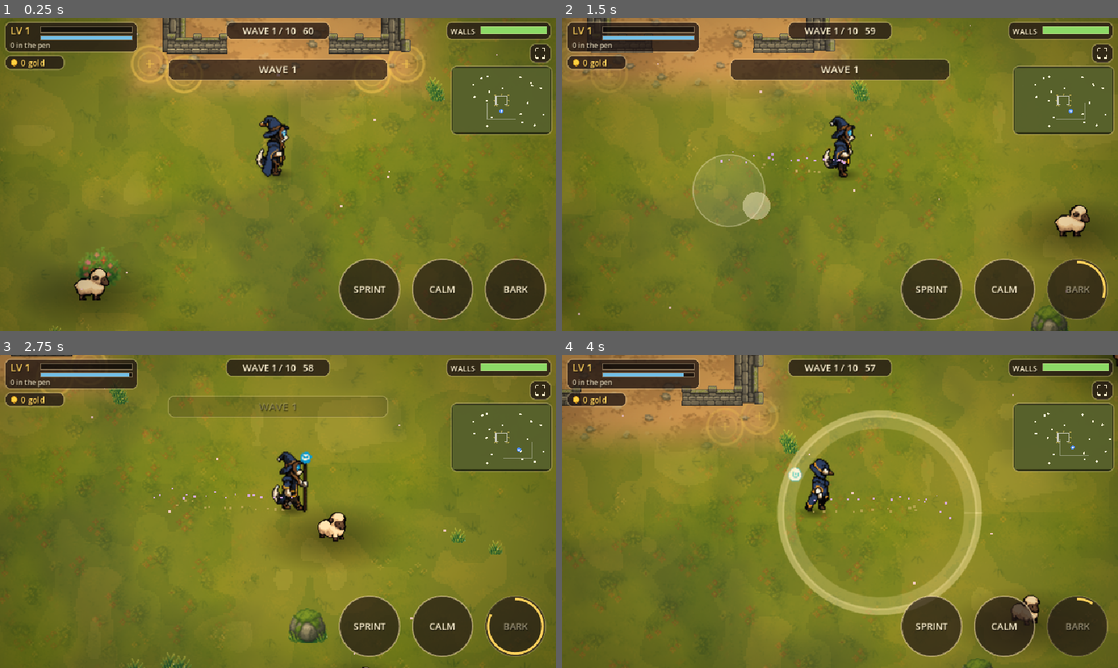
Above: before the commit, frames 1-4 (two rows, left to right).
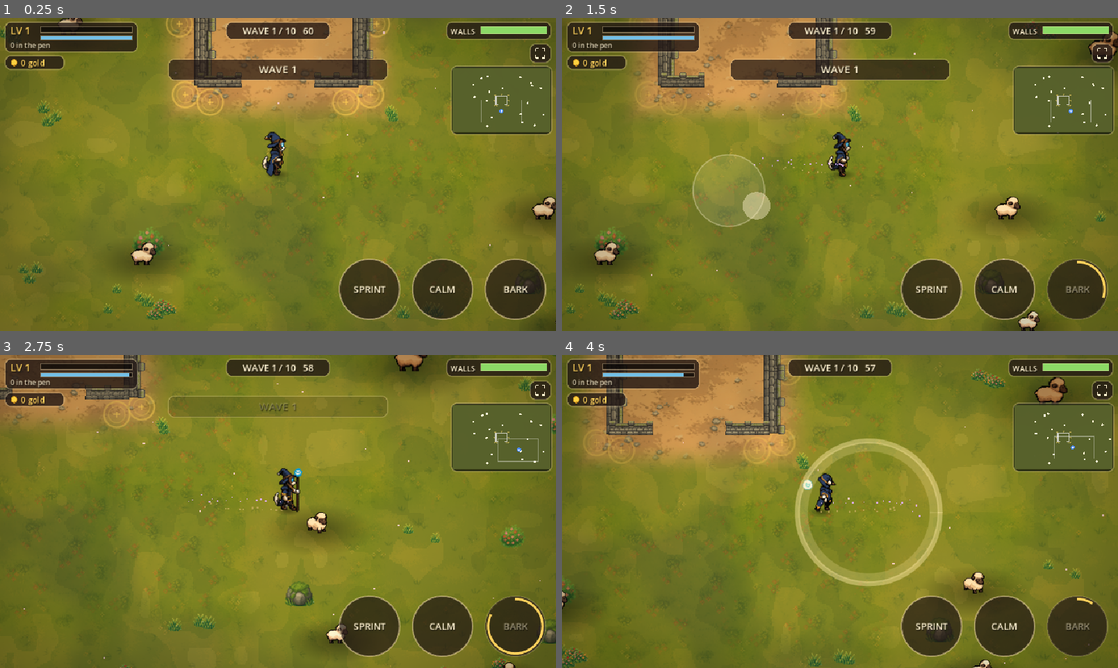
Above: after the commit, the same moments.

Repository: SavageLion/EigthArcanum
Game: Godot game, scene res://main.tscn
Two runs of this game, one before a commit and one after it. Both use one fixed random seed, a clock stepped at 60 frames per second and the inputs below.
Inputs (mouse positions are in pixels of both pictures, inside the frame that each line leads up to):
- Up to frame 1 (0.25 s): no input
- Up to frame 2 (1.5 s): tap Enter at 0.5 s; move the mouse to (962, 158) at 0.52 s; hold D 0.53-1.25 s; tap 1 at 0.6 s; click (962, 158) at 0.67 s; tap Space at 0.77 s; drag from (728, 190) to (812, 237) at 1.27 s
- Up to frame 3 (2.75 s): move the mouse to (333, 442) at 2.02 s; hold D from 2.03 s (still down); tap 3 at 2.1 s
- Up to frame 4 (4 s): release D at 2.75 s; drag from (812, 574) to (673, 464) at 2.77 s; move the mouse to (1006, 558) at 3.52 s; hold A from 3.53 s (still down); hold Shift from 3.53 s (still down); tap Space at 3.77 s

The runs differ from the first frame. In frame 1, 18% of the frame differs, in the area x 0-100%, y 0-100%; in frame 2, 15%; in frame 3, 12%; in frame 4, 23%.

Commit message:
Survivors: zoom out, raiders scaled to match the wizard and sheep
Co-Authored-By: Claude Sonnet 5.5 <noreply@anthropic.com>

Diff:
--- a/prototypes/sheepdog-survivors/fox.gd
+++ b/prototypes/sheepdog-survivors/fox.gd
@@ -22,9 +22,9 @@
 var shadow: Sprite2D
 
 const KINDS: Dictionary = {
-	"fox": {"cell": 52, "scale": 0.62, "r": 6.0, "hp": 6.0, "spd": 125.0, "dps": 4.0, "sh": 0.4},
-	"wolf": {"cell": 76, "scale": 0.5, "r": 9.0, "hp": 16.0, "spd": 108.0, "dps": 11.0, "sh": 0.6},
-	"bear": {"cell": 76, "scale": 0.8, "r": 15.0, "hp": 80.0, "spd": 58.0, "dps": 26.0, "sh": 1.0},
+	"fox": {"cell": 52, "scale": 0.9, "r": 9.0, "hp": 6.0, "spd": 125.0, "dps": 4.0, "sh": 0.55},
+	"wolf": {"cell": 76, "scale": 0.75, "r": 12.0, "hp": 16.0, "spd": 108.0, "dps": 11.0, "sh": 0.8},
+	"bear": {"cell": 76, "scale": 1.1, "r": 19.0, "hp": 80.0, "spd": 58.0, "dps": 26.0, "sh": 1.3},
 }
 
 func setup(k: String, frames: SpriteFrames, shadow_tex: Texture2D, hp_mult: float) -> void:
--- a/prototypes/sheepdog-survivors/main.gd
+++ b/prototypes/sheepdog-survivors/main.gd
@@ -10,7 +10,7 @@
 const BTN_R: float = 52.0
 const WAVE_LEN: float = 60.0
 const LAST_WAVE: int = 10
-const BASE_ZOOM: float = 1.8
+const BASE_ZOOM: float = 1.3
 const TYPES: Dictionary = {
 	"normal": {"r": 7.0, "zone": 120.0, "flee": 1.0, "speed": 1.0, "hp": 2, "tint": Color(1, 1, 1), "xp": 10},
 	"lamb": {"r": 4.5, "zone": 105.0, "flee": 1.0, "speed": 1.1, "hp": 1, "tint": Color(1, 1, 1), "xp": 8},
